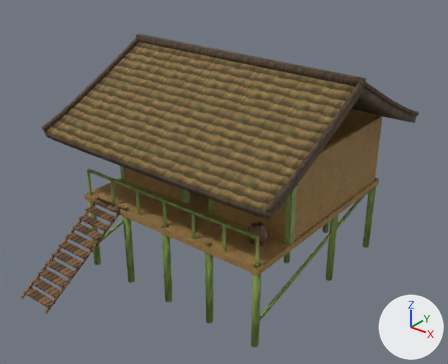
Two versions of the glTF model godot/assets/environment/stilt_house.glb, one commit apart.
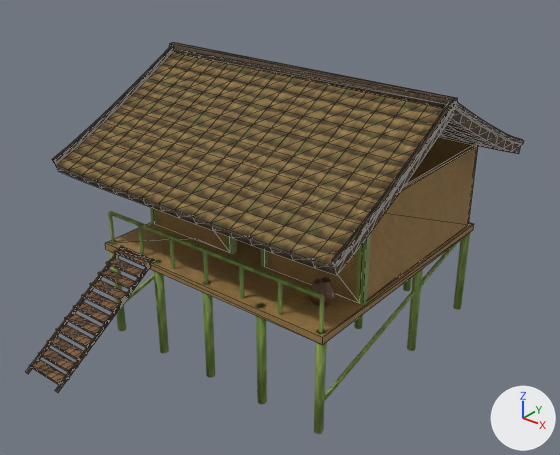
The first picture shows the older version from a 50 mm camera at (11.87, -16.28, 11.81) aimed at (0.37, -1.9, 2.9). The close-ups show the older and then the newer version on the part from 0% to 100% of the width and 0% to 100% of the height of that picture. Only the edits that show in the close-ups are written down. The lights are fixed; the arrows at lower right show +X, +Y and +Z. The close-ups show mesh edges as thin lines. Objects named as collision shapes, trigger or cutter boxes, shadow casters or lower levels of detail are left out. Vertices at exactly the same position are counted once.

Before the edit, the objects in view are built like this:
```python
me_stilts = bpy.data.meshes.new('Stilts')
me_stilts.from_pydata(...)  # 230 vertices, 392 faces; spans x -3.63..3.63, y -4.47..2.88, z -0.6..2.2
me_stilts.materials.append(mat_culm)
me_thatch_001 = bpy.data.meshes.new('Thatch.001')
me_thatch_001.from_pydata(...)  # 595 vertices, 1216 faces; spans x -4.41..4.41, y -5.25..3.65, z 4.27..6.7
# faces by material slot: [512, 704]
me_thatch_001.materials.append(mat_thatch)
me_thatch_001.materials.append(mat_log_bark)
me_thatchridge = bpy.data.meshes.new('ThatchRidge')
me_thatchridge.from_pydata(...)  # 232 vertices, 444 faces; spans x -4.46..4.46, y -5.28..3.68, z 4.55..6.9
me_thatchridge.materials.append(mat_log_bark)
ob_stilts = bpy.data.objects.new('Stilts', me_stilts)
ob_stilts.location = (0.0, 0.0, 0.0)
ob_thatch = bpy.data.objects.new('Thatch', me_thatch_001)
ob_thatch.location = (0.0, 0.0, 0.0)
ob_thatchridge = bpy.data.objects.new('ThatchRidge', me_thatchridge)
ob_thatchridge.location = (0.0, 0.0, 0.0)
# also in view: 'Stair' at (-2.5, -6.05, 1.1); 'Walls' at (0.0, 0.0, 3.4); 'Floor' at (0.0, -0.8, 2.1); 'Jars' at (2.8, -3.37, 2.53); 'Frame' at (0.0, -3.52, 3.4)
```
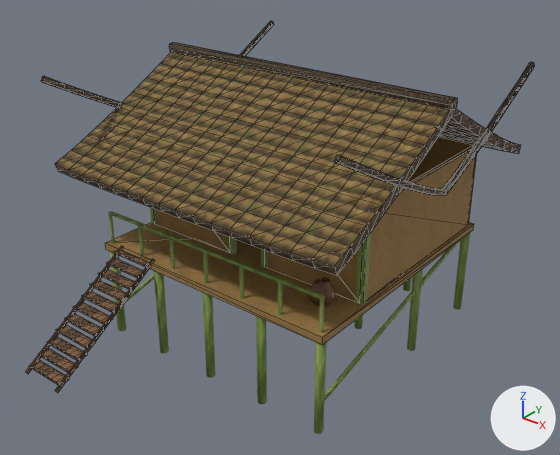
What differs and where, as boxes [x1, y1, x2, y2] in the close-ups (560 x 455 px):
'ThatchRidge', reshaped (22% shorter)
    before: [52, 42, 524, 266]
    after: [41, 21, 535, 195]
part 1 of me_thatch_001, reshaped (mostly hidden)
    both: [441, 109, 462, 133]
part 2 of me_thatchridge, rebuilt
    before: [52, 47, 173, 163]
    after: [41, 21, 274, 107]
part 3 of me_thatchridge, rebuilt (189% wider, 198% taller)
    before: [455, 101, 524, 145]
    after: [334, 62, 535, 195]
part 4 of me_thatchridge, deleted
    before: [331, 102, 456, 266]

Edits to the bpy script that builds the scene:
```text
Change me_thatch_001:
    used by ob_thatch; location = (0.0, 0.0, 0.0)
    remove me_thatch_001.from_pydata(...)  # 595 vertices, 1216 faces; spans x -4.41..4.41, y -5.25..3.65, z 4.27..6.7
    add me_thatch_001.from_pydata(...)  # 578 vertices, 1152 faces; spans x -4.41..4.41, y -5.25..3.65, z 4.27..6.7
    me_thatch_001 part 1
    34 vertices are removed from x -4.4..4.4, y -0.92..-0.68, z 6.48
    134 faces are deleted
    17 new vertices lie (0.0, 0.44, 0.27) away from vertices in x -4.4..4.4, y -1.24, z 6.18
    70 new faces join them, mat_log_bark
Change me_thatchridge:
    used by ob_thatchridge; location = (0.0, 0.0, 0.0)
    remove me_thatchridge.from_pydata(...)  # 232 vertices, 444 faces; spans x -4.46..4.46, y -5.28..3.68, z 4.55..6.9
    add me_thatchridge.from_pydata(...)  # 220 vertices, 428 faces; spans x -4.46..4.46, y -5.29..3.69, z 4.54..6.9
    me_thatchridge part 2: the loose piece of 54 vertices spanning x -4.46..-4.34, y -5.28..-0.76, z 4.55..6.84 is rebuilt with 102 vertices and now spans x -4.46..-4.34, y -5.29..3.69, z 4.54..6.84
    me_thatchridge part 3: the loose piece of 54 vertices spanning x 4.34..4.46, y -0.84..3.68, z 4.55..6.84 is rebuilt with 102 vertices and now spans x 4.34..4.46, y -5.29..3.69, z 4.54..6.84
    me_thatchridge part 4: the loose piece of 54 vertices spanning x 4.34..4.46, y -5.28..-0.76, z 4.55..6.84 is deleted
    other edits to the shape of me_thatchridge do not show in these pictures
```
